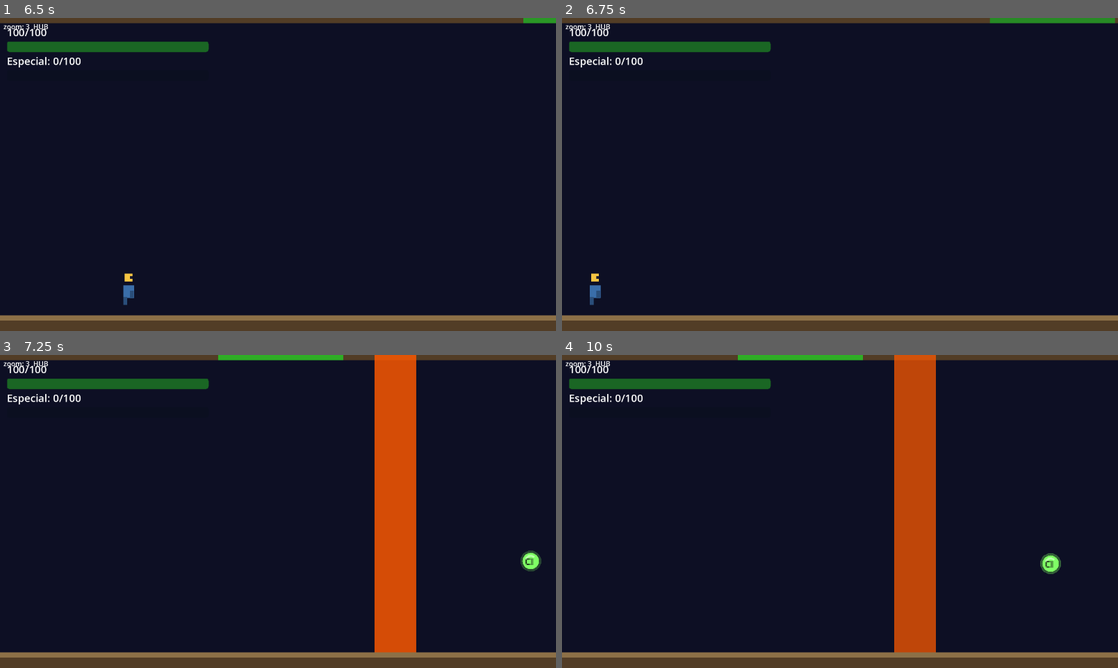
Above: before the commit, frames 1-4 (two rows, left to right).
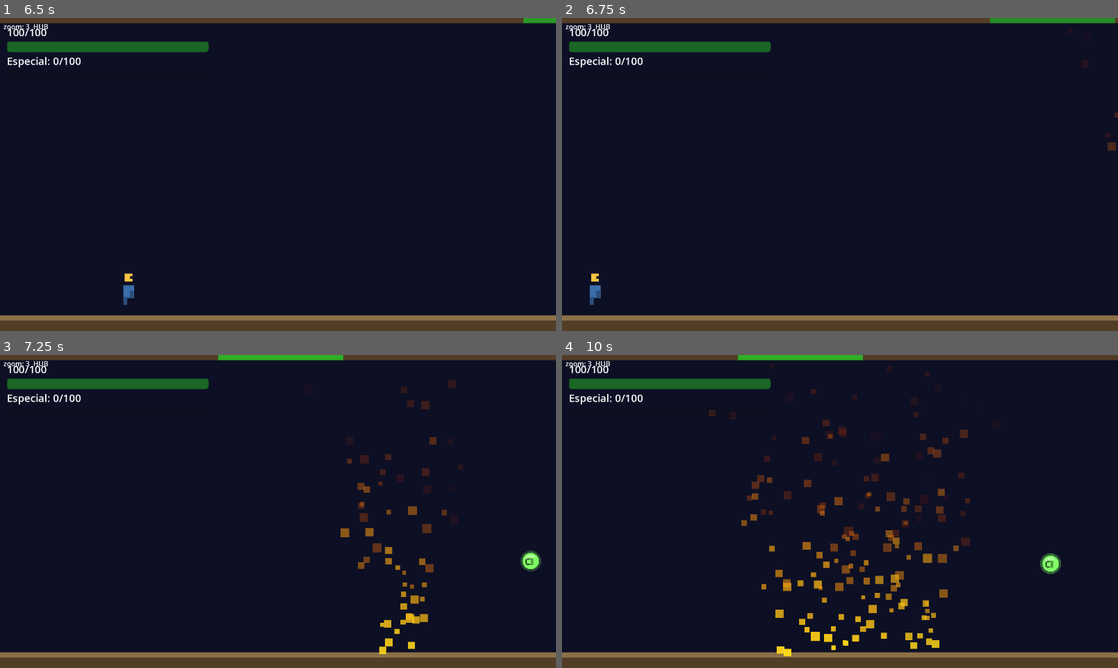
Above: after the commit, the same moments.

Repository: Mateushartelt/Alquimia-Elemental---Pac
Game: Godot game, scene res://scenes/menus/main_menu.tscn
Same seed, same stepped clock (60 frames per second), same inputs: the game is played once before the commit and once after it.
Inputs (mouse positions are in pixels of both pictures, inside the frame that each line leads up to):
- Up to frame 1 (6.5 s): click "Jogar" at 0.5 s; tap Enter (ui_accept) at 1.25, 5 s; move the mouse to (400, 158) at 1.27 s; hold D (move_right) 1.28-2 s; hold J (attack) 1.28-2 s; click (400, 158) at 1.42 s; tap Space (jump) at 1.52, 4.52 s; drag from (166, 190) to (227, 290) at 2.02 s; move the mouse to (333, 105) at 2.77 s; hold A (move_left) 2.78-3.5 s; hold Q (open_alchemy) 2.78-3.5 s; drag from (250, 237) to (111, 127) at 3.52 s; move the mouse to (444, 221) at 4.27 s; hold D (move_right) 4.28-5 s; hold Mouse wheel up (wheel_next) 4.28-5 s; drag from (111, 127) to (227, 290) at 5.02 s; move the mouse to (305, 174) at 5.77 s; hold D (move_right) from 5.78 s (still down); tap Tab at 5.85 s; click (305, 174) at 5.92 s
- Up to frame 2 (6.75 s): release D (move_right) at 6.5 s; drag from (756, 96) to (728, 190) at 6.52 s
- Up to frame 3 (7.25 s): no input
- Up to frame 4 (10 s): move the mouse to (962, 495) at 7.27 s; hold A (move_left) 7.28-8 s; tap Alt (dash) at 7.35 s; tap Space (jump) at 7.52 s; drag from (728, 527) to (812, 574) at 8.02 s; move the mouse to (895, 442) at 8.77 s; hold D (move_right) 8.78-9.5 s; hold E (open_wheel) 8.78-9.5 s; drag from (812, 574) to (951, 558) at 9.52 s

Frame 1 is identical in both runs. In frame 2, less than 0.1% of the frame differs, in the area x 97-100%, y 30-43%; in frame 3, 7.9%; in frame 4, 9.8%, in the area x 26-74%, y 0-97%.

Commit message:
animação de expansão do fogo

Diff:
--- a/scenes/levels/level_01.gd
+++ b/scenes/levels/level_01.gd
@@ -35,6 +35,15 @@
 var _hub_invaded               := false
 var _entered_tunnel_after_fire := false
 const SLIME_SCENE = preload("res://scenes/enemies/slime_sodio.tscn")
+
+# Fire propagation
+const FIRE_SPREAD_INTERVAL := 3.5    # segundos entre cada avanço do fogo
+const FIRE_STOP_X          := 450.0  # não passa do portal
+const FIRE_SEG_W           := 48     # largura de cada segmento (px)
+var _fire_timer       : float = 0.0
+var _fire_next_x      : float = 1400.0 - FIRE_SEG_W
+var _fire_segments    : Array = []
+var _fire_alert_shown := false
 
 # Tutorial state
 var _seen_elements          : Array[String] = []
@@ -92,8 +101,20 @@
 
 func _process(delta: float) -> void:
 	_debug_zoom.text = "zoom: %.0f  %s" % [_cam.zoom.x, "TUNEL" if _in_tunnel else "HUB"]
+	# Pulso suave nos segmentos de fogo (roda mesmo pausado)
+	var t := Time.get_ticks_msec() * 0.001
+	for seg in _fire_segments:
+		if is_instance_valid(seg):
+			var ph := float(seg.get_meta("phase", 0.0))
+			seg.modulate.a = 0.85 + sin(t * 2.5 + ph) * 0.15
 	if get_tree().paused:
 		return
+	# Propagação do fogo
+	if not _fire_cleared:
+		_fire_timer += delta
+		if _fire_timer >= FIRE_SPREAD_INTERVAL and _fire_next_x > FIRE_STOP_X:
+			_fire_timer = 0.0
+			_spawn_fire_segment()
 	if not _respawning and player.global_position.y > KILL_PLANE_Y:
 		_respawn()
 	if not _moved_done and abs(player.velocity.x) > 5.0:
@@ -190,7 +211,11 @@
 	var tw := create_tween()
 	tw.set_ease(Tween.EASE_IN_OUT).set_trans(Tween.TRANS_SINE)
 	tw.tween_property(_cam, "offset", Vector2(offset_to_fire, -20), 2.0)
-	tw.tween_interval(1.5)
+	tw.tween_interval(0.30)
+	tw.tween_callback(_spawn_fire_segment)   # jogador VÊ o fogo crescer
+	tw.tween_interval(0.65)
+	tw.tween_callback(_spawn_fire_segment)   # e mais uma vez
+	tw.tween_interval(0.55)
 	tw.tween_property(_cam, "offset", Vector2(0, -20), 2.0)
 	await tw.finished
 
@@ -287,6 +312,10 @@
 
 func _on_fire_extinguished() -> void:
 	_fire_cleared = true
+	for seg in _fire_segments:
+		if is_instance_valid(seg):
+			seg.queue_free()
+	_fire_segments.clear()
 	# Não toca no zoom nem em _in_tunnel — _process continua gerindo as transições
 	_dialog.queue_dialogs([
 		[ELARA, "Excelente! H₂O absorveu o calor e extinguiu o fogo — reação endotérmica!"],
@@ -340,6 +369,58 @@
 	process_mode        = Node.PROCESS_MODE_INHERIT
 	player.process_mode = Node.PROCESS_MODE_INHERIT
 	_cine_end()
+
+func _spawn_fire_segment() -> void:
+	var seg := Node2D.new()
+	seg.set_meta("phase", randf() * TAU)
+	seg.add_child(_create_fire_particles(FIRE_SEG_W))
+
+	var area := Area2D.new()
+	area.collision_layer = 32
+	area.collision_mask  = 1
+	var cs := CollisionShape2D.new()
+	var rs := RectangleShape2D.new()
+	rs.size     = Vector2(FIRE_SEG_W, 256)
+	cs.position = Vector2(FIRE_SEG_W / 2.0, 128)
+	cs.shape    = rs
+	area.add_child(cs)
+	seg.add_child(area)
+	area.body_entered.connect(func(body: Node) -> void:
+		if body.has_method("receive_damage"):
+			body.receive_damage(20))
+
+	seg.position = Vector2(_fire_next_x, 112)
+	add_child(seg)
+	_fire_segments.append(seg)
+	_fire_next_x -= FIRE_SEG_W
+
+	if not _fire_alert_shown and not get_tree().paused:
+		_fire_alert_shown = true
+		_dialog.show_dialog(ELARA, "O fogo está se espalhando! Corra!")
+
+func _create_fire_particles(w: int) -> CPUParticles2D:
+	var p := CPUParticles2D.new()
+	p.emitting              = true
+	p.amount                = 50
+	p.lifetime              = 1.5
+	p.randomness            = 0.5
+	p.preprocess            = 1.0
+	p.local_coords          = true
+	p.emission_shape        = CPUParticles2D.EMISSION_SHAPE_RECTANGLE
+	p.emission_rect_extents = Vector2(float(w) * 0.5, 3.0)
+	p.position              = Vector2(float(w) * 0.5, 256.0)
+	p.direction             = Vector2(0.0, -1.0)
+	p.spread                = 22.0
+	p.gravity               = Vector2(0.0, 0.0)
+	p.initial_velocity_min  = 80.0
+	p.initial_velocity_max  = 180.0
+	p.scale_amount_min      = 3.0
+	p.scale_amount_max      = 7.0
+	var grad := Gradient.new()
+	grad.set_color(0, Color(1.0, 0.85, 0.1, 1.0))
+	grad.set_color(1, Color(0.75, 0.05, 0.0, 0.0))
+	p.color_ramp = grad
+	return p
 
 func _spawn_tutorial_enemies() -> void:
 	for pos: Vector2 in [Vector2(450, 310), Vector2(620, 310)]:
--- a/scenes/world/fire_wall.gd
+++ b/scenes/world/fire_wall.gd
@@ -6,10 +6,32 @@
 
 func _ready() -> void:
 	$FireDetect.area_entered.connect(_on_area_entered)
+	$Visual.hide()
+	var p := CPUParticles2D.new()
+	p.emitting              = true
+	p.amount                = 60
+	p.lifetime              = 1.5
+	p.randomness            = 0.5
+	p.preprocess            = 1.0
+	p.local_coords          = true
+	p.emission_shape        = CPUParticles2D.EMISSION_SHAPE_RECTANGLE
+	p.emission_rect_extents = Vector2(16.0, 3.0)
+	p.position              = Vector2(16.0, 256.0)
+	p.direction             = Vector2(0.0, -1.0)
+	p.spread                = 22.0
+	p.gravity               = Vector2(0.0, 0.0)
+	p.initial_velocity_min  = 80.0
+	p.initial_velocity_max  = 180.0
+	p.scale_amount_min      = 3.0
+	p.scale_amount_max      = 7.0
+	var grad := Gradient.new()
+	grad.set_color(0, Color(1.0, 0.85, 0.1, 1.0))
+	grad.set_color(1, Color(0.75, 0.05, 0.0, 0.0))
+	p.color_ramp = grad
+	add_child(p)
 
 func _process(_delta: float) -> void:
-	# Efeito de chamas: pulsa opacidade levemente
-	modulate.a = 0.85 + sin(Time.get_ticks_msec() * 0.008) * 0.15
+	modulate.a = 0.85 + sin(Time.get_ticks_msec() * 0.007) * 0.15
 
 func _on_area_entered(area: Area2D) -> void:
 	if area.get("compound_id") == "H2O":
Not shown, changed: .mcp.json
